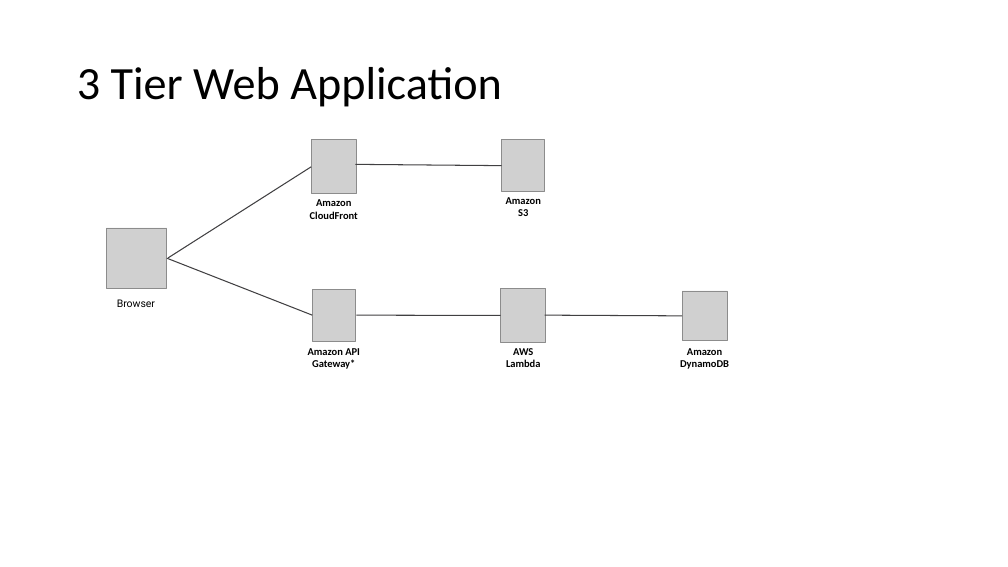
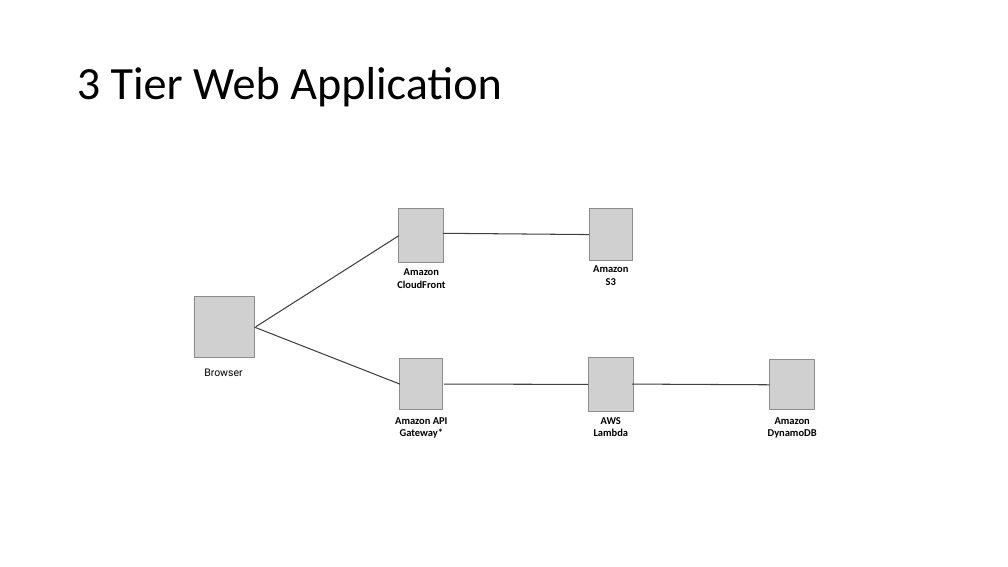
Before and after one commit to adrianpomilio/going-serverless, a slide deck: slide 11 of going-serverless-2017.pptx. Drawn at 1008x567 pixels with LibreOffice and Linux fonts; fonts in the diff are those of the drawing; grey boxes stand for pictures. Boxes give left, top, right and bottom in pixels: in the first picture for what was removed or moved away, otherwise in the second. Text is boxed around its words. In the diff, an @@ line names an element or a change of style, - is before the commit and + after.

```diff
--- a/going-serverless-2017.pptx
+++ b/going-serverless-2017.pptx
@@ 3 pictures, 3 texts, 1 line: place and size @@
-3 pictures, 3 texts, 1 line at (107,140,729,369)
+3 pictures, 3 texts, 1 line at (194,209,817,438)
@@ 4 lines, 3 pictures, 3 texts: place and size @@
-4 lines, 3 pictures, 3 texts at (117,140,727,367)
+4 lines, 3 pictures, 3 texts at (204,209,814,436)
```
Also in this commit, not shown: 1 other slide changed.
